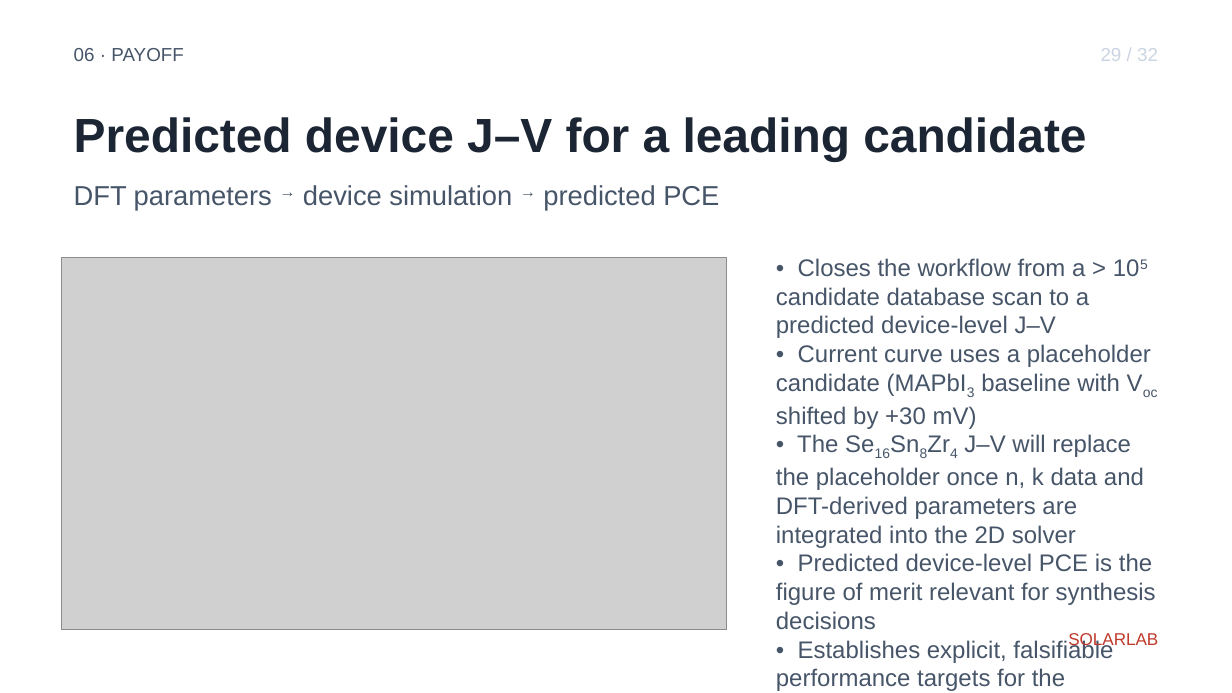
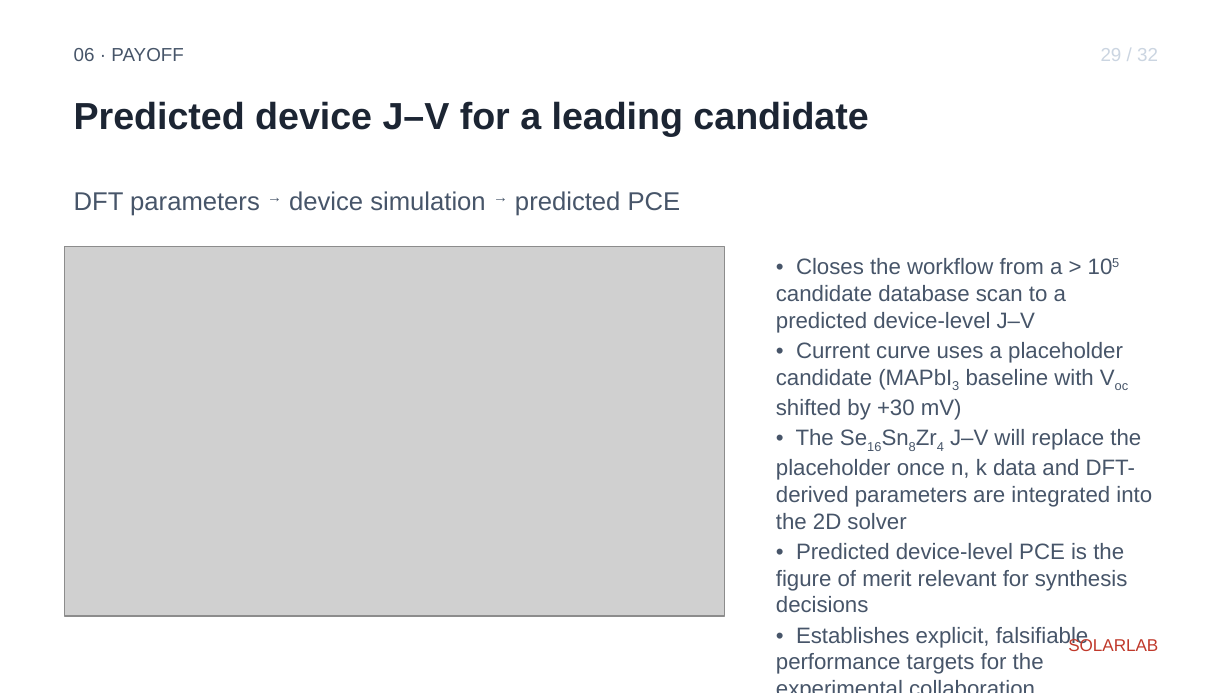
Before and after one commit to ShaneLogic/SolarLab, a slide deck: slide 35 of presentations/jmi-2026/output/jmi-2026.pptx. Drawn at 1232x693 pixels with LibreOffice and Linux fonts; fonts in the diff are those of the drawing; grey boxes stand for pictures. Boxes give left, top, right and bottom in pixels: in the first picture for what was removed or moved away, otherwise in the second. Text is boxed around its words. In the diff, an @@ line names an element or a change of style, - is before the commit and + after.

Commit message:
fix(jmi-ppt): repair layout-band overlaps and unused right column on figure-only slides
User flagged layout overlap on review of all 38 slides. Two issues
identified by inspection:

1. Body region (2.00–5.20 in) overlapped the footer (5.05–5.35 in)
   by 0.15 in, so the last bullet line or picture bottom edge could
   intrude into the brand-mark band.

2. Title region (height 0.60 in at 28 pt bold) was insufficient
   for long content titles such as "Efficiency–stability design
   space for thin-film photovoltaics", causing wrap into the
   subtitle band.

Layout-band budget redrawn (16:9, 10 × 5.625 in):

  band      old top   old hgt   new top   new hgt
  header    0.30      0.30      0.30      0.30
  title     0.80      0.60      0.70      0.70
  subtitle  1.40      0.40      1.45      0.45
  body      2.00      3.20      2.00      3.00
  footer    5.05      0.30      5.10      0.30

Body now ends at 5.00 in, footer starts at 5.10 in — non-overlapping.
Title increased to 0.70 in to accommodate two-line wrap, with a new
fonts.CONTENT_TITLE = 22 pt bold (cover keeps the 28 pt TITLE).

fonts.SUBTITLE reduced 16 → 15 pt and fonts.BODY reduced 14 → 13 pt
to give the denser bullet copy more vertical breathing room within
the 3.0 in body band.

Figure-only slides (s6 talk outline, s8 pipeline, s27 SCAPS table)
now use the full 9-in body width when no bullets are present,
recovering the previously-unused right column.

test_build_deck switched to a data-driven slide-count assertion
(reads len(spec["slides"]) from copy.yaml) so adding new slides
no longer requires hand-updating the test.

Audit: 38 slides, 164 sub + 56 sup runs, no _/^ leaks.
Tests: 13 passed.

Constraint: per-slide visual layout reviewed by inspection; user
will iterate on any per-slide tweaks remaining
Confidence: high
Scope-risk: narrow — no theme palette / color / typography
substitution; only band geometry and one new font role
Not-tested: visual rendering of the figure-only-full-width path
in PowerPoint on Windows; verified locally on macOS via build

```diff
--- a/presentations/jmi-2026/output/jmi-2026.pptx
+++ b/presentations/jmi-2026/output/jmi-2026.pptx
@@ text "Predicted device J–V for a ...": place and size @@
-text "Predicted device J–V for a ..." at box(74, 117, 1086, 161)
+text "Predicted device J–V for a ..." at box(74, 101, 868, 137)
@@ text "Predicted device J–V for a ..." at box(74, 101, 868, 137): size 28 to 22 pt @@
@@ text "DFT parameters → device simulation ..." at box(74, 191, 681, 216): size 16 to 15 pt @@
@@ picture: place and size @@
-picture at box(62, 257, 727, 630)
+picture at box(64, 246, 724, 616)
@@ text "• Closes the workflow from ..." at box(776, 258, 1152, 674): size 14 to 13 pt; more space between paragraphs @@
@@ text "SOLARLAB": place and size @@
-text "SOLARLAB" at box(1068, 633, 1158, 649)
+text "SOLARLAB" at box(1068, 637, 1158, 651)
```
Also in this commit, not shown: 31 other slides changed, 3 other files.
